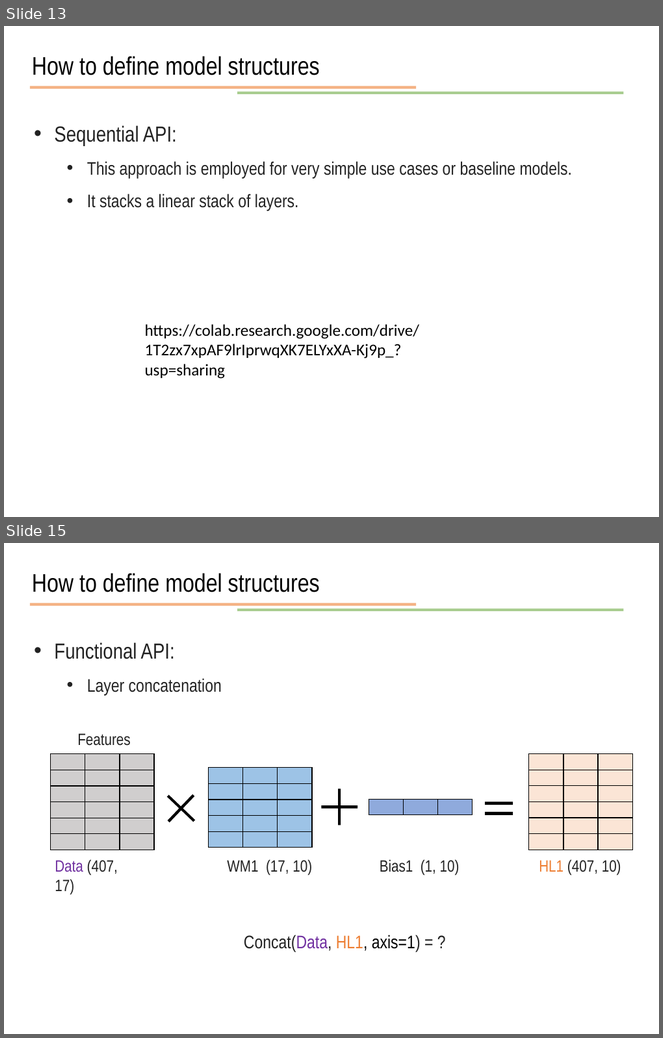
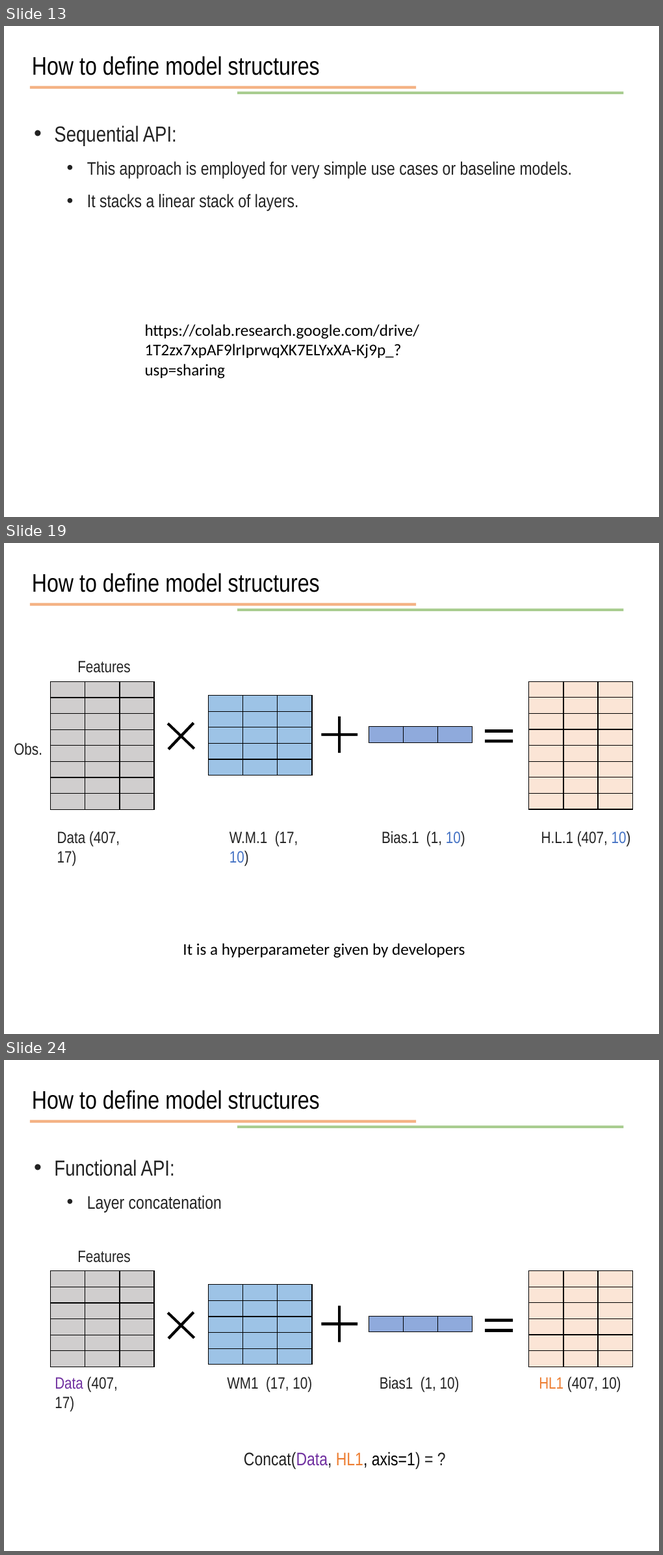
Before and after one commit to JunetaeKim/DeepLearningClass, a slide deck: Week9/week9 Introduction to tensorflow.pptx. Shown one above the other, each under a label of ours: slides 13 and 15 before the commit, slides 13, 19 and 24 after it; the slides between them are not shown. The pictures are 663x1038 and 663x1555 pixels, drawn with LibreOffice and Linux fonts; fonts in the diff are those of the drawing. Boxes give left, top, right and bottom in pixels: in the first picture for what was removed or moved away, otherwise in the second. Text is boxed around its words. In the diff, an @@ line names an element or a change of style, - is before the commit and + after.

```diff
--- a/Week9/week9 Introduction to tensorflow.pptx
+++ b/Week9/week9 Introduction to tensorflow.pptx
@@ slide 19 added at bbox=[4, 543, 659, 1034], background #FFFFFF @@
@@ text added at bbox=[32, 573, 320, 592], 28 pt, text #000000 @@
+How to define model structures
@@ line added from (30, 605) to (416, 605), #ED7D31 3 pt @@
@@ line added from (237, 610) to (624, 610), #70AD47 3 pt @@
@@ text added at bbox=[77, 661, 130, 673], 18 pt, text #222222 @@
+Features
@@ table added at bbox=[51, 682, 155, 810], 8 rows, 3 columns @@
+ |  | 
+ |  | 
+ |  | 
+ |  | 
+ |  | 
+ |  | 
+ |  | 
+ |  | 
@@ table added at bbox=[208, 696, 313, 776], 5 rows, 3 columns @@
+ |  | 
+ |  | 
+ |  | 
+ |  | 
+ |  | 
@@ table added at bbox=[529, 681, 633, 809], 8 rows, 3 columns @@
+ |  | 
+ |  | 
+ |  | 
+ |  | 
+ |  | 
+ |  | 
+ |  | 
+ |  | 
@@ plus added at bbox=[155, 710, 207, 761], fill #000000 @@
@@ plus added at bbox=[321, 717, 358, 753], fill #000000 @@
@@ table added at bbox=[369, 727, 473, 743], 1 rows, 3 columns @@
+ |  | 
@@ math equal added at bbox=[480, 730, 518, 743], fill #000000 @@
@@ text added at bbox=[14, 743, 42, 756], 18 pt, text #222222 @@
+Obs.
@@ text added at bbox=[57, 831, 120, 867], 18 pt, text #222222 @@
+Data (407, 17)
@@ text added at bbox=[230, 831, 298, 867], 18 pt, text #222222 @@
+W.M.1 (17, 10)
@@ text added at bbox=[382, 831, 466, 847], 18 pt, text #222222 @@
+Bias.1 (1, 10)
@@ text added at bbox=[542, 831, 631, 847], 18 pt, text #222222 @@
+H.L.1 (407, 10)
@@ text added at bbox=[183, 943, 465, 958], 18 pt, text #000000 @@
+It is a hyperparameter given by developers
@@ what was slide 15 is now slide 24 @@
```
Also in this commit, not shown: 3 slides changed, 10 other slides added, 2 other files.
